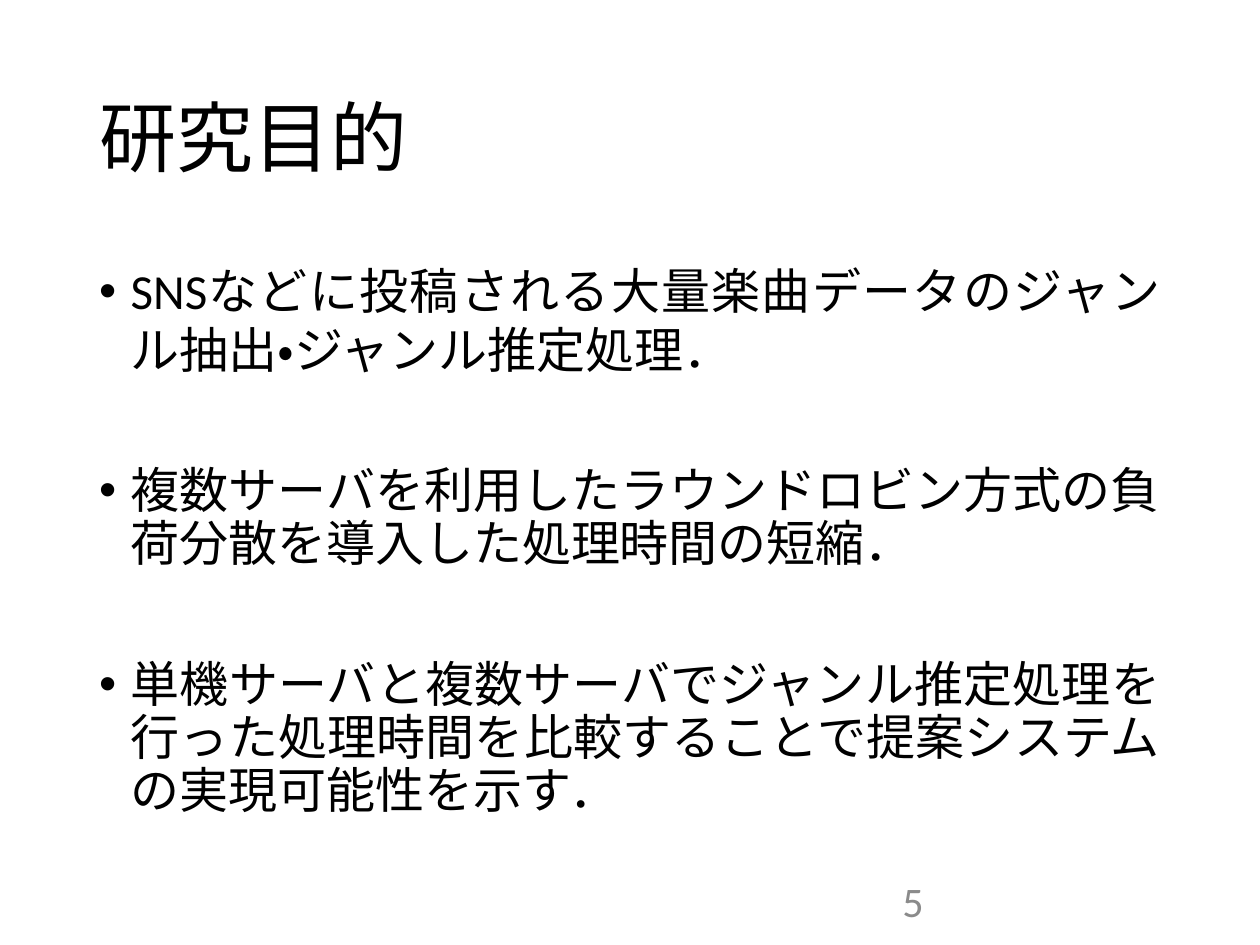
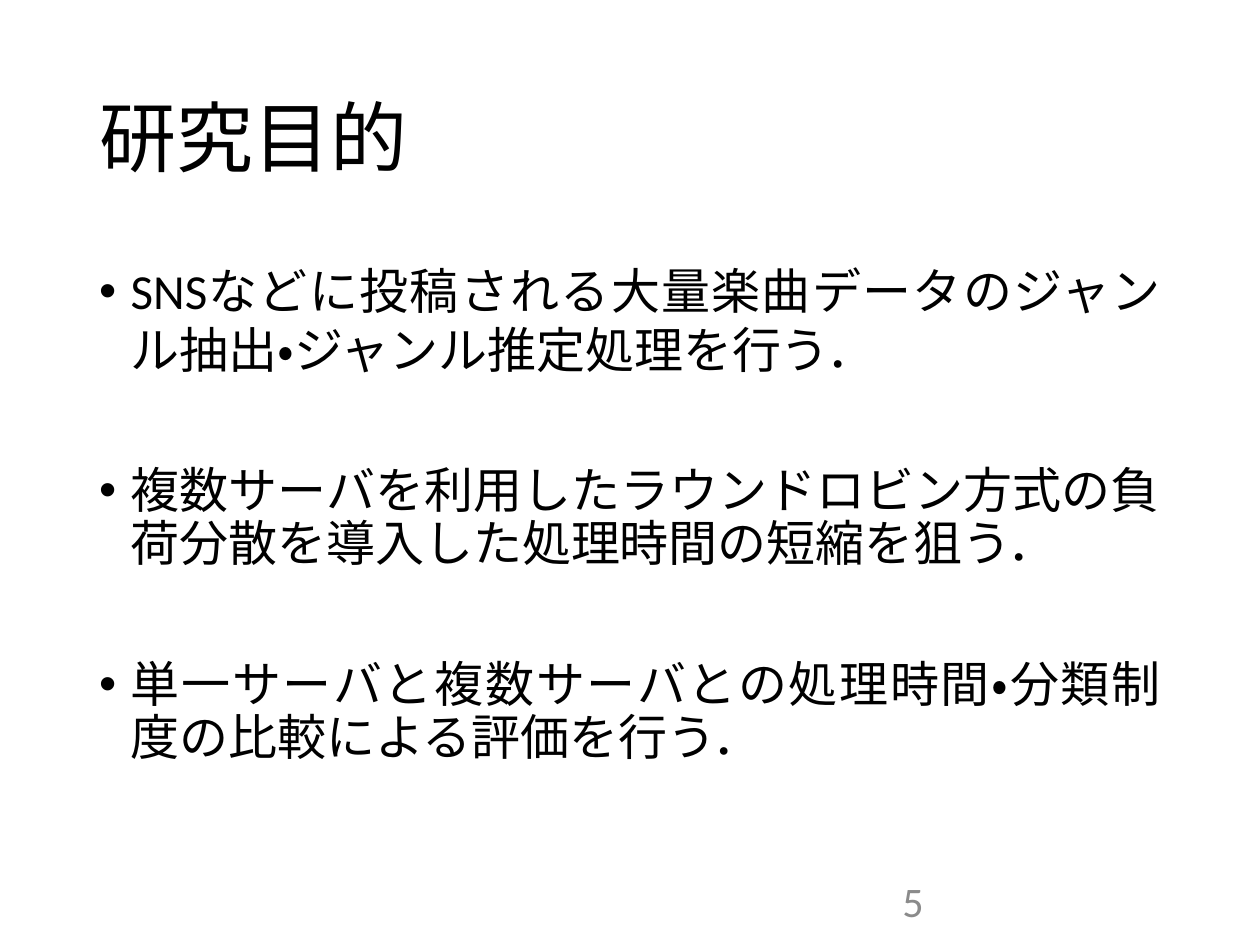
Before and after one commit to kait-takanolab/1821144-yoshii-thesis, a slide deck: slide 5 of 発表用スライド/1821144_卒研発表.pptx. Drawn at 1260x945 pixels with LibreOffice and Linux fonts; fonts in the diff are those of the drawing. Boxes give left, top, right and bottom in pixels: in the first picture for what was removed or moved away, otherwise in the second. Text is boxed around its words. In the diff, an @@ line names an element or a change of style, - is before the commit and + after.

```diff
--- a/発表用スライド/1821144_卒研発表.pptx
+++ b/発表用スライド/1821144_卒研発表.pptx
@@ text at bbox=[131, 326, 1161, 759]: text changed @@
-• SNSなどに投稿される大量楽曲データのジャンル抽出・ジャンル推定処理．
-• 複数サーバを利用したラウンドロビン方式の負荷分散を導入した処理時間の短縮．
-• 単機サーバと複数サーバでジャンル推定処理を行った処理時間を比較することで提案システムの実現可能性を示す．
+• SNSなどに投稿される大量楽曲データのジャンル抽出・ジャンル推定処理を行う．
+• 複数サーバを利用したラウンドロビン方式の負荷分散を導入した処理時間の短縮を狙う．
+• 単一サーバと複数サーバとの処理時間・分類制度の比較による評価を行う．
```
Also in this commit, not shown: 11 other slides changed, 2 slides added, 3 slides removed, 1 other file.
